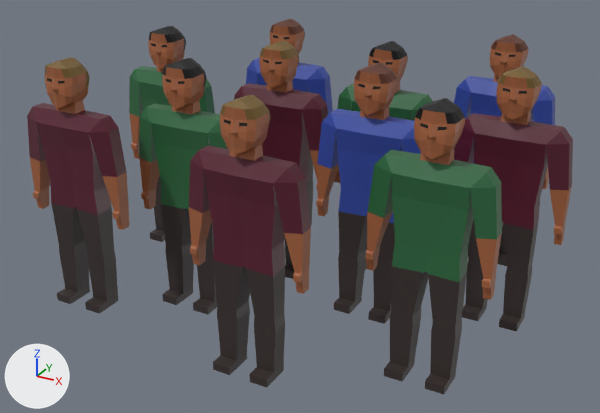
The glTF model public/resources/units/people_new.glb, before and after one commit.
Before and after are seen from a camera (50 mm lens) standing at (0.347, -0.757, 0.319) and looking at (-0.016, -0.097, -0.01). Arrows for +X, +Y and +Z are at lower left; the lights stay in place. Where no turn or scale is listed for an object, it has been applied to the vertices.
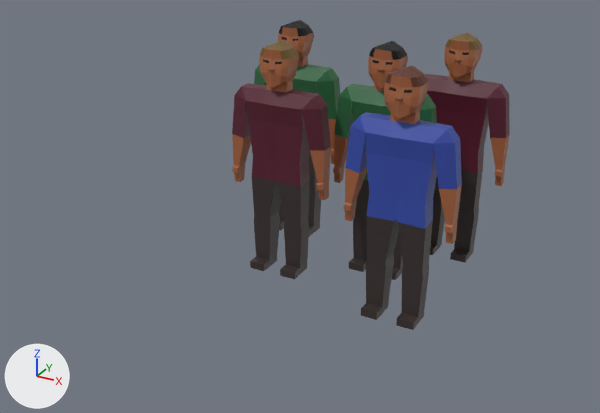
Pixel boxes [x1, y1, x2, y2] of what changed, in the pictures (600 x 413 px):
'Cube.021', moved: before [189, 95, 311, 388]; after [425, 33, 510, 263]
'Cube.002', moved: before [316, 63, 421, 324]; after [344, 66, 462, 330]
'Cube.019', deleted: before [365, 98, 502, 394]
'Cube.015', deleted: before [27, 58, 129, 314]
'Cube.013', moved: before [139, 58, 228, 315]; after [254, 20, 340, 236]
'Cube.010', deleted: before [454, 66, 573, 331]
'Cube.006', deleted: before [129, 26, 215, 242]
'Cube.008', deleted: before [454, 34, 555, 266]
'Cube.005', deleted: before [246, 19, 333, 225]

The change in detail:
Object 'Cube.002' (ob_cube_002) moves from (0.0596, -0.0948, 0.1176) to (0.0876, -0.0919, 0.1176).
Object 'Cube.006' (ob_cube_006) is deleted.
Object 'Cube.005' (ob_cube_005) is deleted.
Object 'Cube.008' (ob_cube_008) is deleted.
Object 'Cube.010' (ob_cube_010) is deleted.
Object 'Cube.015' (ob_cube_015) is deleted.
Object 'Cube.013' (ob_cube_013) moves from (-0.0986, -0.1624, 0.1176) to (-0.0947, 0.0382, 0.1176).
Object 'Cube.021' (ob_cube_021) moves from (0.0131, -0.2367, 0.1176) to (0.0864, 0.0643, 0.1176).
Object 'Cube.019' (ob_cube_019) is deleted.
